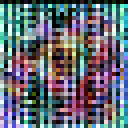
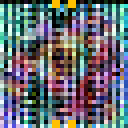
Layer changes from the first 128 × 128 image to the second:
added layer "Layer 4" above "Layer 2" over [52, 0, 76, 128]
